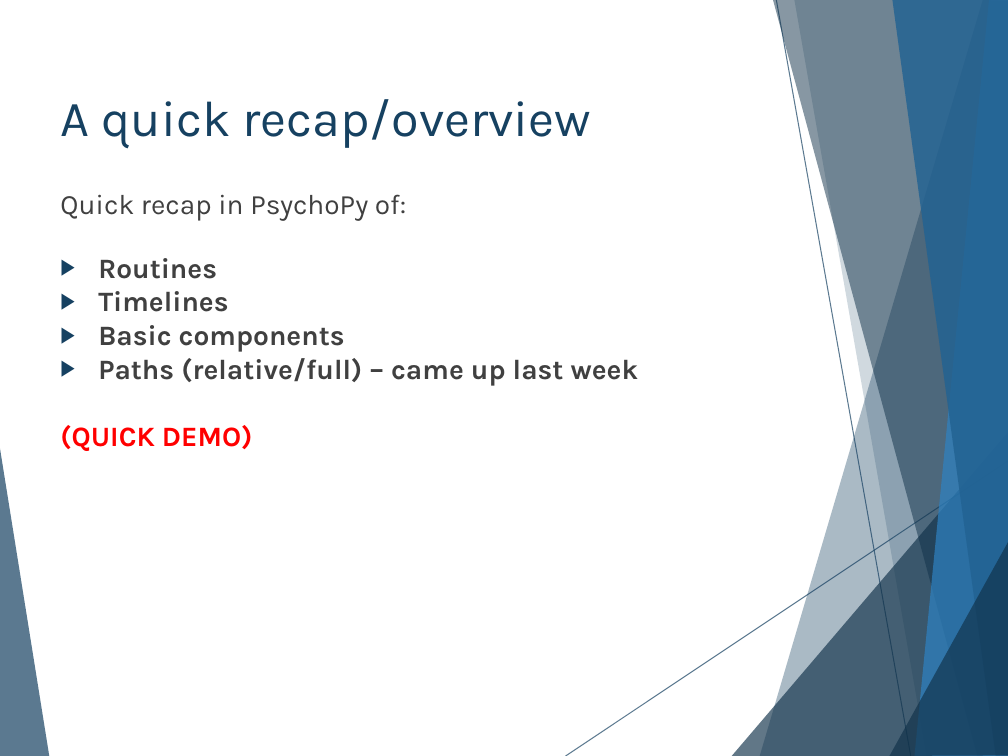
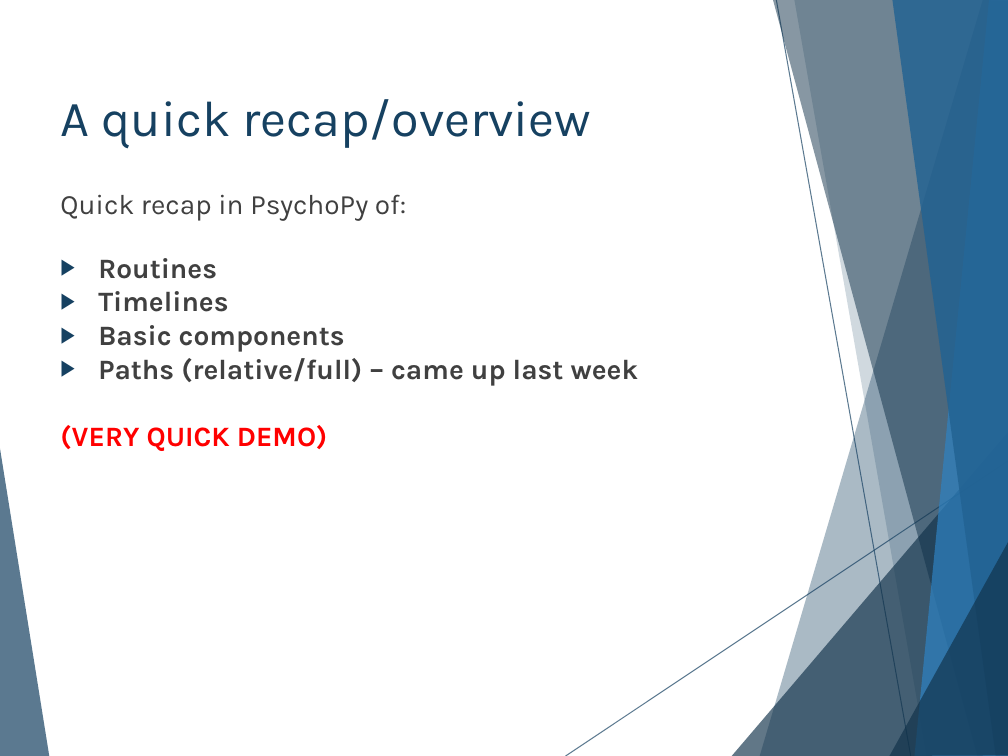
Before and after one commit to hlmpsy/psychopy_training, a slide deck: slide 3 of PsychoPy-Part2/PsychoPy-part2.pptx. Drawn at 1008x756 pixels with LibreOffice and Linux fonts; fonts in the diff are those of the drawing. Boxes give left, top, right and bottom in pixels: in the first picture for what was removed or moved away, otherwise in the second. Text is boxed around its words. In the diff, an @@ line names an element or a change of style, - is before the commit and + after.

```diff
--- a/PsychoPy-Part2/PsychoPy-part2.pptx
+++ b/PsychoPy-Part2/PsychoPy-part2.pptx
@@ text at <box>60,425,328,451</box>: text changed @@
-(QUICK DEMO)
+(VERY QUICK DEMO)
```
Also in this commit, not shown: 2 other slides changed, 15 other files.
